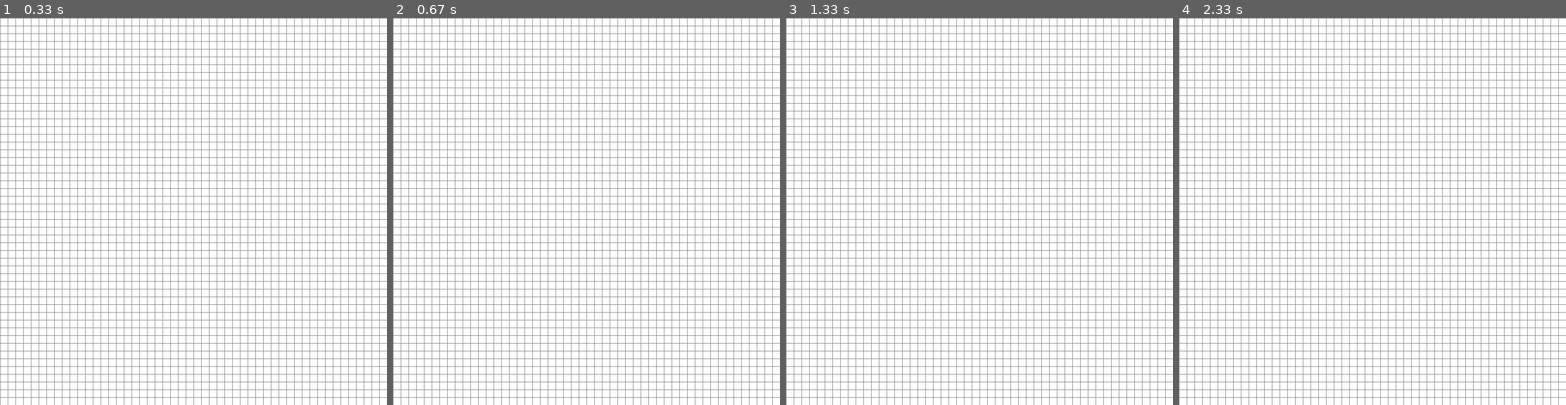
Above: before the commit, frames 1-4 (left to right).
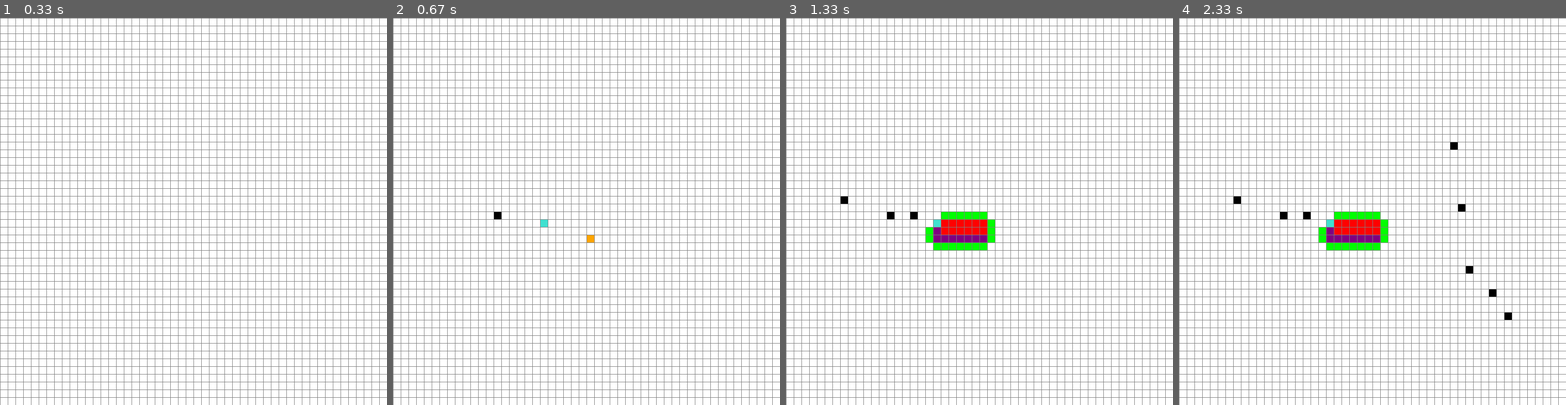
Above: after the commit, the same moments.

Repository: everctba/A-Pathfinding-in-Pygame
Game: pygame game, started from main.py
The game is run twice, just before and just after one commit, with the same random seed, the same clock (stepped at 60 frames per second) and the same inputs.
Inputs (mouse positions are in pixels of both pictures, inside the frame that each line leads up to):
- Up to frame 1 (0.33 s): no input
- Up to frame 2 (0.67 s): press the mouse at (586, 238) at 0.37 s; move the mouse to (540, 226) at 0.47 s; release the mouse at (493, 215) at 0.6 s
- Up to frame 3 (1.33 s): tap Space at 0.67 s; press the mouse at (979, 238) at 1.03 s; move the mouse to (909, 219) at 1.13 s; release the mouse at (840, 199) at 1.27 s
- Up to frame 4 (2.33 s): right-click (1473, 273) at 1.38 s; press the mouse at (1473, 273) at 1.7 s; move the mouse to (1488, 292) at 1.8 s; release the mouse at (1507, 312) at 1.93 s; press the mouse at (1473, 273) at 2.03 s; move the mouse to (1461, 207) at 2.13 s; release the mouse at (1453, 141) at 2.27 s

Frame 1 is identical in both runs. In frame 2, 0.1% of the frame differs, in the area x 26-52%, y 50-58%; in frame 3, 1.5%; in frame 4, 1.7%, in the area x 14-86%, y 32-78%.

Commit message:
Update main.py

Diff:
--- a/main.py
+++ b/main.py
@@ -1,20 +1,19 @@
-# A*Pathfinder_de_ever.py
 import pygame
 import math
 from queue import PriorityQueue
 
 WIDTH = 800
 WIN = pygame.display.set_mode((WIDTH, WIDTH))
-pygame.display.set_caption("A* Path Finding Algorithm do Youtube tutorial: https://www.youtube.com/watch?v=JtiK0DOeI4A&ab_channel=TechWithTim")
+pygame.display.set_caption("A* Path Finding Algorithm")
 
 RED = (255, 0, 0)
-GREEN = (0, 255,0)
-BLUE = (0, 0,255)
+GREEN = (0, 255, 0)
+BLUE = (0, 255, 0)
 YELLOW = (255, 255, 0)
 WHITE = (255, 255, 255)
-BLACK = (0,0,0)
+BLACK = (0, 0, 0)
 PURPLE = (128, 0, 128)
-ORANGE = (255, 165, 0)
+ORANGE = (255, 165 ,0)
 GREY = (128, 128, 128)
 TURQUOISE = (64, 224, 208)
 
@@ -90,9 +89,9 @@
 
 
 def h(p1, p2):
-	x1,y1 = p1
+	x1, y1 = p1
 	x2, y2 = p2
-	return abs(x1-x2) + abs(y1 - y2)
+	return abs(x1 - x2) + abs(y1 - y2)
 
 
 def reconstruct_path(came_from, current, draw):
@@ -148,24 +147,24 @@
 	return False
 
 
-def make_grid(rows,width):
-   grid = []
-   gap = width // rows
-   for i in range(rows):
-      grid.append([])
-      for j in range(rows):
-         spot = Spot(i, j, gap, rows)
-         grid[i].append(spot)
-
-   return grid
+def make_grid(rows, width):
+	grid = []
+	gap = width // rows
+	for i in range(rows):
+		grid.append([])
+		for j in range(rows):
+			spot = Spot(i, j, gap, rows)
+			grid[i].append(spot)
+
+	return grid
 
 
 def draw_grid(win, rows, width):
-   gap = width // rows
-   for i in range(rows):
-      pygame.draw.line(win, GREY, (0, i * gap), (width, i * gap))
-      for j in range(rows):
-         pygame.draw.line(win, GREY, (j*gap, 0), (j*gap, width))
+	gap = width // rows
+	for i in range(rows):
+		pygame.draw.line(win, GREY, (0, i * gap), (width, i * gap))
+		for j in range(rows):
+			pygame.draw.line(win, GREY, (j * gap, 0), (j * gap, width))
 
 
 def draw(win, grid, rows, width):
@@ -180,67 +179,67 @@
 
 
 def get_clicked_pos(pos, rows, width):
-   gap = width // rows
-   y, x = pos
-
-   row = y // gap
-   col = x // gap
-
-   return row, col
+	gap = width // rows
+	y, x = pos
+
+	row = y // gap
+	col = x // gap
+
+	return row, col
 
 
 def main(win, width):
-   ROWS = 50
-   grid = make_grid(ROWS, width)
-
-   start = None
-   end = None
-
-   run = True
-   while run:
-      draw(win, grid, ROWS, width)
-      for event in pygame.event.get():
-         if event.type == pygame.QUIT:
-            run = False
-
-            if pygame.mouse.get_pressed()[0]: # LEFT
-               pos = pygame.mouse.get_pos()
-               row, col = get_clicked_pos(pos, ROWS, width)
-               spot = grid[row][col]
-               if not start:
-                  start = spot
-                  start.make_start()
-
-               elif not end:
-                  end = spot
-                  end.make_end()
-
-               elif spot != end and spot != start:
-                  spot.make_barrier()
-
-            elif pygame.mouse.get_pressed()[2]: #RIGTH
-               pos = pygame.mouse.get_pos()
-               row, col = get_clicked_pos(pos, ROWS, width)
-               spot = grid[row][col]
-               spot.reset()
-               if spot == start:
-                  start = None
-               elif spot == end:
-                  end = None
-
-            if event.type == pygame.KEYDOWN:
-               if event.key == pygame.K_SPACE and start and end:
-                  for row in grid:
-                     for spot in row:
-                        spot.update_neighbors(grid)
-
-                  algorithm(lambda: draw(win, grid, ROWS, width), grid, start, end)
-
-               if event.key == pygame.K_c:
-                  start = None
-                  end = None
-                  grid = make_grid(ROWS, width)
-
-   pygame.quit()
+	ROWS = 50
+	grid = make_grid(ROWS, width)
+
+	start = None
+	end = None
+
+	run = True
+	while run:
+		draw(win, grid, ROWS, width)
+		for event in pygame.event.get():
+			if event.type == pygame.QUIT:
+				run = False
+
+			if pygame.mouse.get_pressed()[0]: # LEFT
+				pos = pygame.mouse.get_pos()
+				row, col = get_clicked_pos(pos, ROWS, width)
+				spot = grid[row][col]
+				if not start and spot != end:
+					start = spot
+					start.make_start()
+
+				elif not end and spot != start:
+					end = spot
+					end.make_end()
+
+				elif spot != end and spot != start:
+					spot.make_barrier()
+
+			elif pygame.mouse.get_pressed()[2]: # RIGHT
+				pos = pygame.mouse.get_pos()
+				row, col = get_clicked_pos(pos, ROWS, width)
+				spot = grid[row][col]
+				spot.reset()
+				if spot == start:
+					start = None
+				elif spot == end:
+					end = None
+
+			if event.type == pygame.KEYDOWN:
+				if event.key == pygame.K_SPACE and start and end:
+					for row in grid:
+						for spot in row:
+							spot.update_neighbors(grid)
+
+					algorithm(lambda: draw(win, grid, ROWS, width), grid, start, end)
+
+				if event.key == pygame.K_c:
+					start = None
+					end = None
+					grid = make_grid(ROWS, width)
+
+	pygame.quit()
 
 main(WIN, WIDTH)
